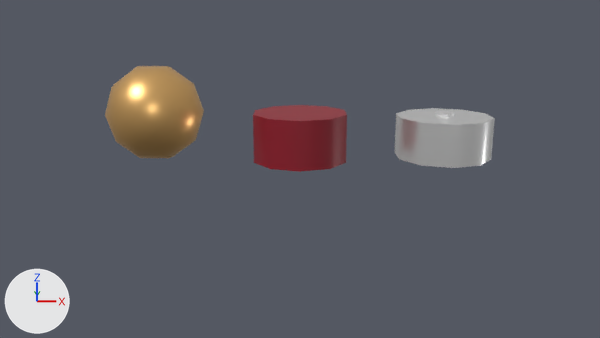
The Blender file scripts/prototypes.blend as it was, and as the next commit left it.
The view is the same before and after, from the file's camera 'Camera'. The axes (+X, +Y, +Z) are drawn at lower left. The lights are the same throughout.

In view in the first picture: 'Bar', 'Joint', 'Pull'.
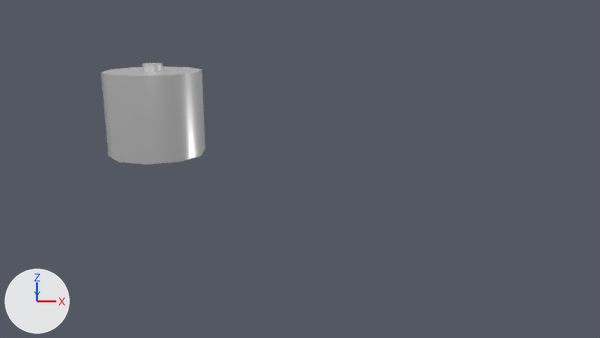
The newer file is also turned or shifted as a whole; pictures and numbers use the older file's frame.

Boxes [x1, y1, x2, y2] around the edits, measured in the pictures (600 x 338 px):
'Bar', mesh rescaled (62% taller)
    before: [395, 108, 495, 168]
    after: [101, 66, 205, 164]
'Joint', hidden
    before: [105, 66, 204, 158]
'Pull', hidden (red)
    before: [253, 105, 347, 172]

The change, as a list of edits to the scene's bpy script:
```text
Change me_bar:
    where me_bar.from_pydata(...)  # 42 vertices, 30 faces; spans x -0.95..0.95, y -0.5..0.5, z -1.0..1.0
    used by ob_bar; parent = ob_push; location = (0.0, 0.0, 0.0); scale = (1.0, 0.856, 1.0)
    me_bar part 1: the whole mesh is scaled about its middle by (1, 2, 1), then moved by (-6.0, 0.58, 0.0)
Change me_pull:
    where me_pull.from_pydata(...)  # 42 vertices, 30 faces; spans x -0.95..0.95, y -0.5..0.5, z -1.0..1.0
    used by ob_pull; parent = ob_prototypes; location = (0.0, 0.5, 0.0)
    me_pull part 2: the whole mesh is scaled about its middle by (1, 2, 1), then moved by (-3.0, 0.5, 0.0)
Change ob_joint:
    add ob_joint.hide_set(True)
Change ob_pull:
    add ob_pull.hide_set(True)
```
